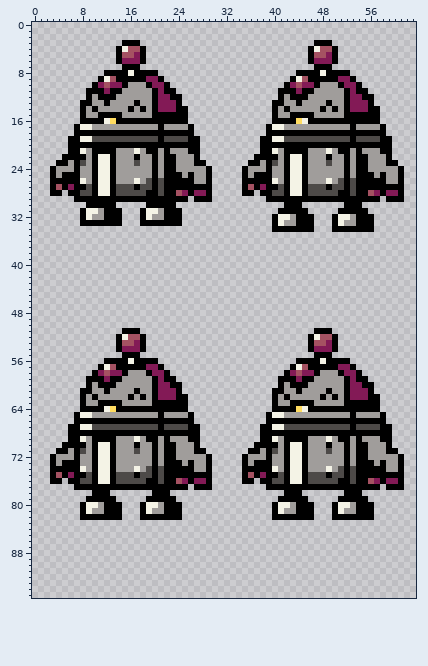
Two versions of one sprite sheet, Sprites/Player/lefty_rest.png. Above is the file before it was changed.
The file is 192x288 pixels, drawn in blocks of 3x3; one block is one cell here.
After:
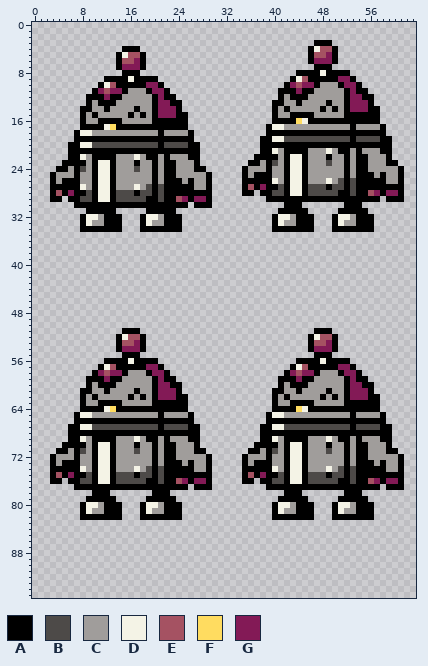
Palette (. is transparent): A #000000  B #4d4a48  C #a09d9b  D #f4f3e6  E #a55262  F #ffdc60  G #831a56
Difference:
The author put colour A in row 7 at x 14 and 18; in row 28 at x 5; in row 29 at x 3 to 4, 6 and 26; in row 30 at x 7 to 8, 14 to 18, 24 to 25 and 27 to 29; in row 34 at x 8 to 14 and 18 to 24.
Colour B becomes colour A in row 19 at x 10 to 20 and 22 to 25; in row 23 at x 8 and 17; in row 28 at x 8 and 17.
Colour C becomes colour A in row 10 at x 16 to 18; in row 11 at x 15 and 19; in row 12 at x 10 and 14; in row 13 at x 11 and 13; in row 14 at x 9, 12 and 17; in row 15 at x 10, 16 and 18.
Colour C becomes colour A in row 17 at x 10 to 11, 14 to 20 and 22 to 25; in row 21 at x 9, 14 to 16, 18, 21 and 23 to 25; in row 22 at x 19 and 26; in row 23 at x 6; in row 24 at x 4 to 5 and 27 to 28; in row 31 at x 11 and 21.
Colour D becomes colour A in row 4 at x 15; in row 8 at x 16; in row 9 at x 12; in row 16 at x 12; in row 17 at x 8 to 9; in row 19 at x 8 to 9.
Colour D becomes colour A in row 21 at x 8 and 17; in row 22 at x 11 to 12; in row 31 at x 9 to 10 and 19 to 20.
Colour E becomes colour A in row 4 at x 16 to 17; in row 9 at x 13; in row 27 at x 4; in row 28 at x 24.
Colour F becomes colour A in row 16 at x 13.
Colour G becomes colour A in row 9 at x 19 to 20; in row 10 at x 11, 14 and 21; in row 12 at x 22; in row 13 at x 23; in row 27 at x 6; in row 28 at x 25 and 27 to 28.
Colour A becomes colour B in row 20 at x 10 to 20 and 22 to 25; in row 28 at x 19; in row 29 at x 8 to 9, 14 to 18 and 21.
Colour C becomes colour B in row 24 at x 8 and 17.
Colour A becomes colour C in row 13 at x 17; in row 14 at x 10, 16 and 18; in row 15 at x 11 to 14; in row 16 at x 9 to 10 and 15 to 19; in row 18 at x 10 to 20 and 22 to 25; in row 22 at x 23.
Colour A becomes colour C in row 25 at x 5 to 6, 24 and 26; in row 26 at x 4 and 25; in row 27 at x 27 to 28; in row 33 at x 10 to 11 and 20 to 21.
Colour B becomes colour C in row 26 at x 19 and 21; in row 27 at x 9, 14 to 16 and 18.
Colour D becomes colour C in row 26 at x 8 and 17.
Colour A becomes colour D in row 9 at x 16; in row 18 at x 8 to 9; in row 20 at x 8 to 9; in row 22 at x 8 and 17; in row 27 at x 8 and 17; in row 29 at x 11 to 12.
Colour A becomes colour D in row 33 at x 9 and 19.
Colour C becomes colour D in row 17 at x 12; in row 32 at x 10 and 20.
Colour E becomes colour D in row 5 at x 15; in row 10 at x 12.
Colour A becomes colour E in row 28 at x 4; in row 29 at x 24.
Colour G becomes colour E in row 5 at x 17; in row 6 at x 15 to 16; in row 10 at x 13; in row 11 at x 12.
Colour C becomes colour F in row 17 at x 13.
Colour A becomes colour G in row 7 at x 15 to 17; in row 10 at x 19; in row 11 at x 11, 13 to 14 and 20; in row 12 at x 12; in row 15 at x 21 to 23; in row 28 at x 6.
Colour A becomes colour G in row 29 at x 25 and 27 to 28.
Colour A is gone in row 3 at x 15 to 17; in row 4 at x 14 and 18; in row 8 at x 12 to 14 and 18 to 20; in row 9 at x 11 and 21; in row 10 at x 10 and 22; in row 11 at x 9 and 23.
Colour A is gone in row 12 at x 24; in row 13 at x 8; in row 14 at x 25; in row 17 at x 7 and 26; in row 19 at x 6 and 27; in row 22 at x 5.
Colour A is gone in row 23 at x 4 and 28; in row 24 at x 3 and 29; in row 31 at x 8, 14, 18 and 24.
